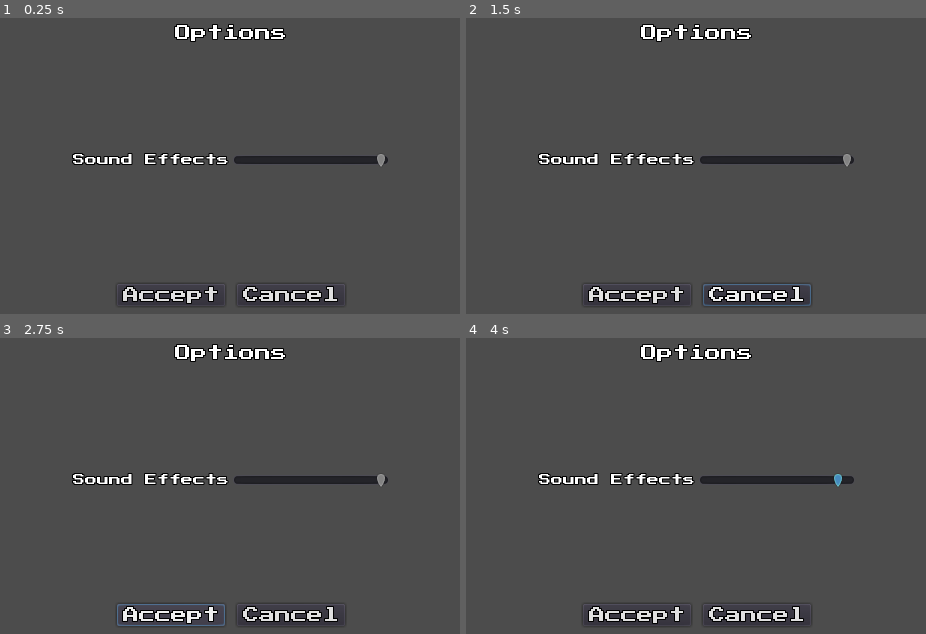
Above: before the commit, frames 1-4 (two rows, left to right).
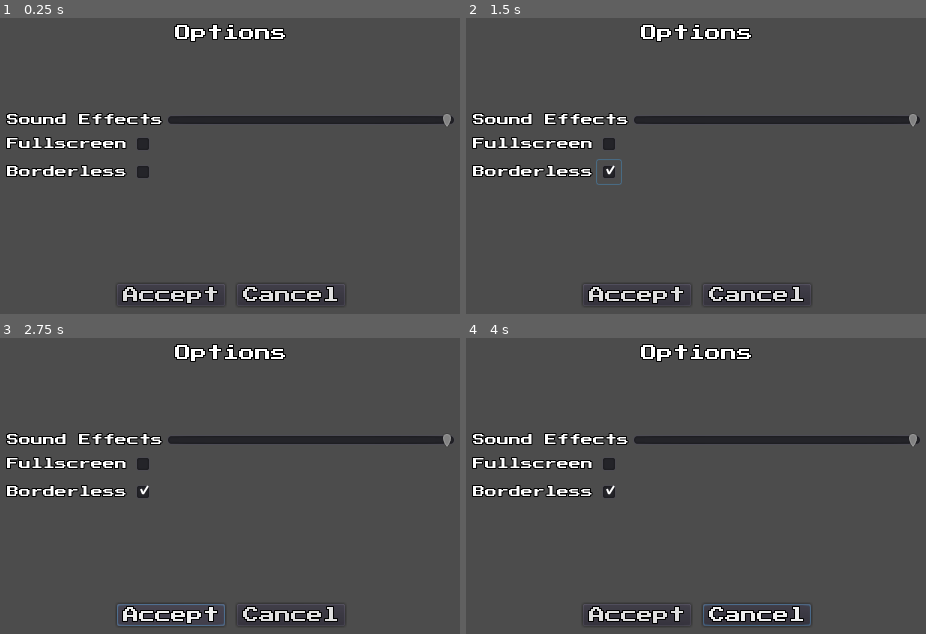
Above: after the commit, the same moments.

Repository: Beetron/2d-aussie-rpg
Game: Godot game, scene res://scene/Options.tscn
Same seed, same stepped clock (60 frames per second), same inputs: the game is played once before the commit and once after it. This scene is started directly instead of the project's main scene.
Inputs (mouse positions are in pixels of both pictures, inside the frame that each line leads up to):
- Up to frame 1 (0.25 s): no input
- Up to frame 2 (1.5 s): click "Cancel" at 0.5 s; click (608, 171) at 1.27 s
- Up to frame 3 (2.75 s): click "Accept" at 2 s
- Up to frame 4 (4 s): click "Accept" at 2.75 s; tap Enter at 3.5 s; move the mouse to (838, 465) at 3.52 s; press the mouse at (838, 465) at 3.53 s; hold Right (ui_right) from 3.53 s (still down)

The runs differ from the first frame. In frame 1, 6.1% of the frame differs, in the area x 1-99%, y 32-55%; in frame 2, 6.3%, in the area x 1-99%, y 32-98%; in frame 3, 6.1%; in frame 4, 6.3%.
Error before the commit: Attempt to call function 'play' in base 'null instance' on a null instance. (res://script/options.gd:26)
Error after the commit: Attempt to call function 'play' in base 'null instance' on a null instance. (res://script/options.gd:39)

Commit message:
Added more options

Diff:
--- a/scene/Options.tscn
+++ b/scene/Options.tscn
@@ -1,7 +1,8 @@
-[gd_scene load_steps=8 format=2]
+[gd_scene load_steps=11 format=2]
 
 [ext_resource path="res://script/options.gd" type="Script" id=1]
 [ext_resource path="res://fonts/title_font.tres" type="DynamicFontData" id=2]
+[ext_resource path="res://fonts/PressStart2P-Regular.ttf" type="DynamicFontData" id=3]
 
 [sub_resource type="DynamicFont" id=1]
 outline_size = 1
@@ -17,12 +18,24 @@
 outline_color = Color( 0, 0, 0, 1 )
 font_data = SubResource( 2 )
 
-[sub_resource type="DynamicFont" id=4]
+[sub_resource type="DynamicFont" id=7]
+size = 12
+outline_size = 1
+outline_color = Color( 0, 0, 0, 1 )
+font_data = ExtResource( 3 )
+
+[sub_resource type="DynamicFont" id=8]
+size = 12
 outline_size = 1
 outline_color = Color( 0, 0, 0, 1 )
 font_data = ExtResource( 2 )
 
 [sub_resource type="DynamicFont" id=5]
+outline_size = 1
+outline_color = Color( 0, 0, 0, 1 )
+font_data = ExtResource( 2 )
+
+[sub_resource type="DynamicFont" id=6]
 outline_size = 1
 outline_color = Color( 0, 0, 0, 1 )
 font_data = ExtResource( 2 )
@@ -49,31 +62,36 @@
 "_edit_use_anchors_": false
 }
 
-[node name="OptionContainer" type="HBoxContainer" parent="."]
-anchor_left = 0.5
+[node name="OptionsContainer" type="VBoxContainer" parent="."]
+anchor_left = 0.15
 anchor_top = 0.5
-anchor_right = 0.5
+anchor_right = 0.85
 anchor_bottom = 0.5
-margin_left = -158.0
-margin_top = -20.0
-margin_right = 158.0
-margin_bottom = 20.0
+margin_top = -48.0
+margin_bottom = 48.0
+__meta__ = {
+"_edit_use_anchors_": false
+}
+
+[node name="SFXContainer" type="HBoxContainer" parent="OptionsContainer"]
+margin_right = 448.0
+margin_bottom = 16.0
 alignment = 1
 __meta__ = {
 "_edit_use_anchors_": false
 }
 
-[node name="SoundEffectsLabel" type="Label" parent="OptionContainer"]
-margin_top = 14.0
+[node name="SoundEffectsLabel" type="Label" parent="OptionsContainer/SFXContainer"]
+margin_top = 2.0
 margin_right = 156.0
-margin_bottom = 26.0
+margin_bottom = 14.0
 custom_fonts/font = SubResource( 3 )
 text = "Sound Effects"
 
-[node name="SoundEffectsSlider" type="HSlider" parent="OptionContainer"]
+[node name="SoundEffectsSlider" type="HSlider" parent="OptionsContainer/SFXContainer"]
 margin_left = 160.0
-margin_right = 316.0
-margin_bottom = 40.0
+margin_right = 448.0
+margin_bottom = 16.0
 size_flags_horizontal = 3
 size_flags_vertical = 3
 value = 100.0
@@ -81,6 +99,40 @@
 __meta__ = {
 "_edit_use_anchors_": false
 }
+
+[node name="FullscreenContainer" type="HBoxContainer" parent="OptionsContainer"]
+margin_top = 20.0
+margin_right = 448.0
+margin_bottom = 44.0
+
+[node name="FullscreenLabel" type="Label" parent="OptionsContainer/FullscreenContainer"]
+margin_top = 6.0
+margin_right = 120.0
+margin_bottom = 18.0
+custom_fonts/font = SubResource( 7 )
+text = "Fullscreen"
+
+[node name="FullscreenCheckbox" type="CheckBox" parent="OptionsContainer/FullscreenContainer"]
+margin_left = 124.0
+margin_right = 148.0
+margin_bottom = 24.0
+
+[node name="BorderlessContainer" type="HBoxContainer" parent="OptionsContainer"]
+margin_top = 48.0
+margin_right = 448.0
+margin_bottom = 72.0
+
+[node name="BorderlessLabel" type="Label" parent="OptionsContainer/BorderlessContainer"]
+margin_top = 6.0
+margin_right = 120.0
+margin_bottom = 18.0
+custom_fonts/font = SubResource( 8 )
+text = "Borderless"
+
+[node name="BorderlessCheckbox" type="CheckBox" parent="OptionsContainer/BorderlessContainer"]
+margin_left = 124.0
+margin_right = 148.0
+margin_bottom = 24.0
 
 [node name="Buttons" type="HSplitContainer" parent="."]
 anchor_left = 0.5
@@ -106,12 +158,14 @@
 margin_left = 120.0
 margin_right = 228.0
 margin_bottom = 22.0
-custom_fonts/font = SubResource( 5 )
+custom_fonts/font = SubResource( 6 )
 text = "Cancel"
 align = 2
 __meta__ = {
 "_edit_use_anchors_": false
 }
-[connection signal="value_changed" from="OptionContainer/SoundEffectsSlider" to="." method="_on_SoundEffectsSlider_value_changed"]
+[connection signal="value_changed" from="OptionsContainer/SFXContainer/SoundEffectsSlider" to="." method="_on_SoundEffectsSlider_value_changed"]
+[connection signal="toggled" from="OptionsContainer/FullscreenContainer/FullscreenCheckbox" to="." method="_on_FullscreenCheckbox_toggled"]
+[connection signal="toggled" from="OptionsContainer/BorderlessContainer/BorderlessCheckbox" to="." method="_on_BorderlessCheckbox_toggled"]
 [connection signal="pressed" from="Buttons/Accept" to="." method="_on_Accept_pressed"]
 [connection signal="pressed" from="Buttons/Cancel" to="." method="_on_Cancel_pressed"]
--- a/script/Master.gd
+++ b/script/Master.gd
@@ -165,5 +165,7 @@
 		var saved_sfx_volume = parse_json(saved_options.get_line())
 		var SFX_bus = AudioServer.get_bus_index("SFX")
 		AudioServer.set_bus_volume_db(SFX_bus,saved_sfx_volume)
+		OS.window_fullscreen = parse_json(saved_options.get_line())
+		OS.window_borderless = parse_json(saved_options.get_line())
 	saved_options.close()
 	return
--- a/script/options.gd
+++ b/script/options.gd
@@ -4,14 +4,27 @@
 
 var SFX_bus = AudioServer.get_bus_index("SFX")
 var original_sfx_db : float
+var original_fullscreen : bool
+var original_borderless : bool
 
 func _ready():
 	self.connect("options_concluded", get_parent(), "load_main_menu")
-	var sfx_slider = get_node("OptionContainer/SoundEffectsSlider")
+
+	#Set sfx slider initial value
+	var sfx_slider = get_node("OptionsContainer/SFXContainer/SoundEffectsSlider")
 	var db_value = AudioServer.get_bus_volume_db(SFX_bus)
 	original_sfx_db = db_value
 	var slider_value = (db_value + 60) * (sfx_slider.max_value / 60)
 	sfx_slider.value = slider_value
+
+	#Set fullscreen initial value
+	original_fullscreen = OS.window_fullscreen
+	var fullscreen_checkbox = get_node("OptionsContainer/FullscreenContainer/FullscreenCheckbox")
+	fullscreen_checkbox.pressed = OS.window_fullscreen
+	#Set borderless initial value
+	original_borderless = OS.window_borderless
+	var borderless_checkbox = get_node("OptionsContainer/BorderlessContainer/BorderlessCheckbox")
+	borderless_checkbox.pressed = OS.window_borderless
 	return
 
 
@@ -25,12 +38,14 @@
 func _on_Cancel_pressed():
 	get_tree().get_root().get_node("MasterScene/SoundManager/MenuButtonClick").play()
 	AudioServer.set_bus_volume_db(SFX_bus,original_sfx_db)
+	OS.window_fullscreen = original_fullscreen
+	OS.window_borderless = original_borderless
 	emit_signal("options_concluded")
 	return
 
 
 func _on_SoundEffectsSlider_value_changed(value):
-	var max_value = $OptionContainer/SoundEffectsSlider.max_value
+	var max_value = $OptionsContainer/SFXContainer/SoundEffectsSlider.max_value
 	var db_value = (value / (max_value / 60)) - 60
 	AudioServer.set_bus_volume_db(SFX_bus,db_value)
 	get_tree().get_root().get_node("MasterScene/SoundManager/MenuButtonClick").play()
@@ -41,5 +56,16 @@
 	var options = File.new()
 	options.open("user://larrikinquestoptions.save", File.WRITE)
 	options.store_line(to_json(AudioServer.get_bus_volume_db(SFX_bus)))
+	options.store_line(to_json(OS.window_fullscreen))
+	options.store_line(to_json(OS.window_borderless))
 	options.close()
 	return
+
+
+func _on_FullscreenCheckbox_toggled(button_pressed):
+	OS.window_fullscreen = button_pressed
+	return
+
+func _on_BorderlessCheckbox_toggled(button_pressed):
+	OS.window_borderless = button_pressed
+	return
Not shown: 1 places in scene/Options.tscn that only renumber resources
